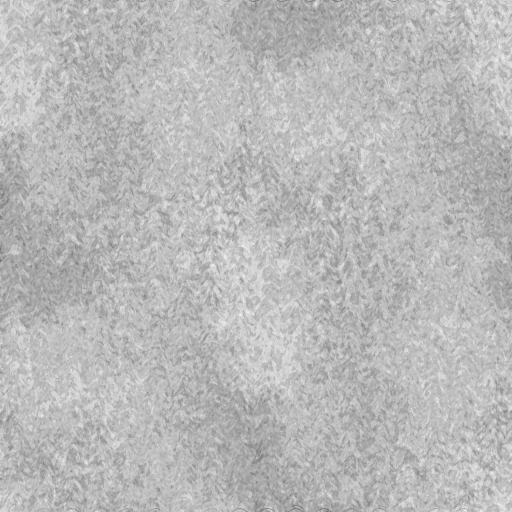
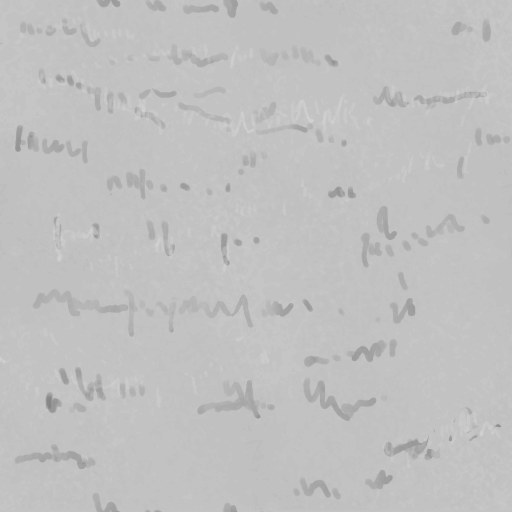
Layers edited between the first and the second 512x512 image:
showed "Eingefügte Ebene #1", opacity 100% → 14% over [0, 0, 512, 510]
added layer "Eingefügte Ebene #2" above "bg" over [74, 0, 308, 29]
added layer "bg" above "Ebene-Kopie" over [0, 0, 512, 512]
hid "Ebene-Kopie" over [0, 0, 512, 512]
hid "Ebene" over [0, 0, 512, 512]
